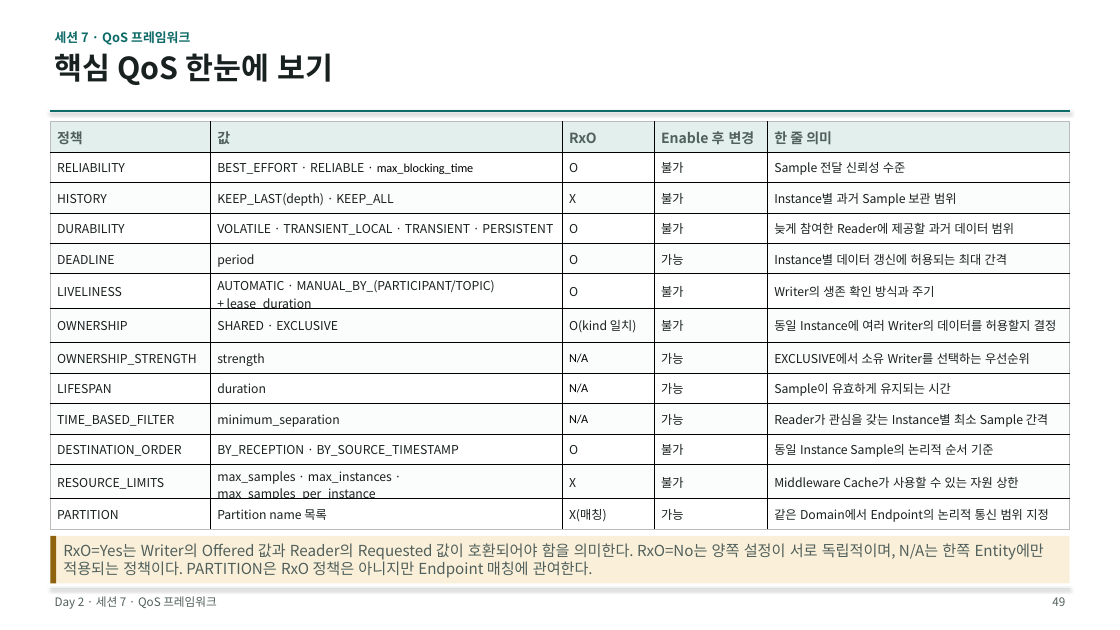
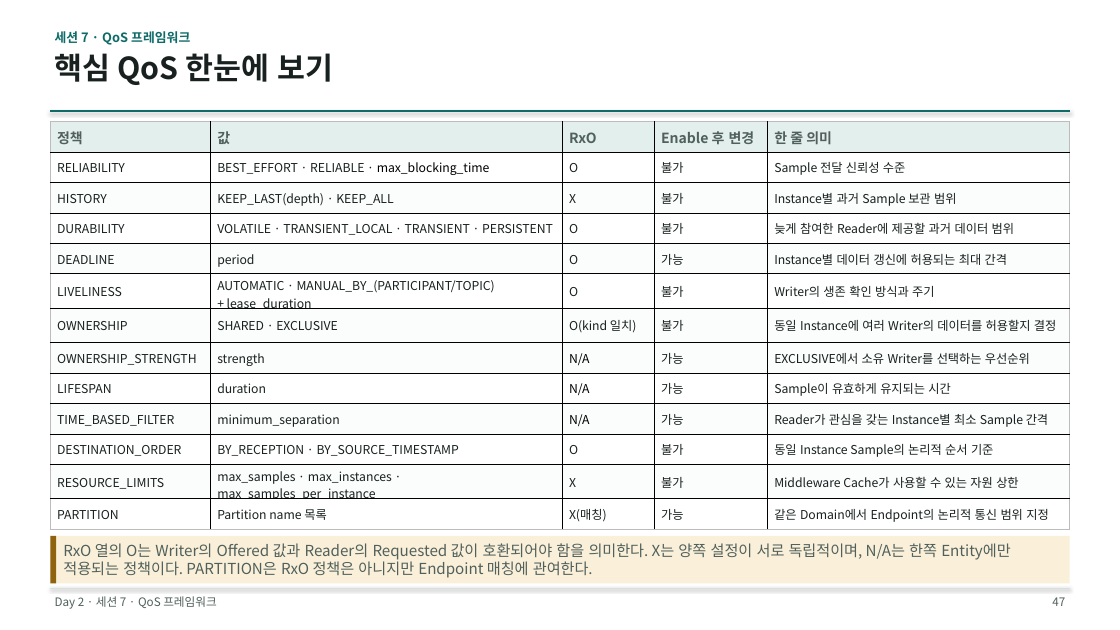
Before and after one commit to IntellectusCorp/int2DDS-lecture, a slide deck: slide 47 of int2dds-lecture.pptx. Drawn at 1120x630 pixels with LibreOffice and Linux fonts; fonts in the diff are those of the drawing. Boxes give left, top, right and bottom in pixels: in the first picture for what was removed or moved away, otherwise in the second. Text is boxed around its words. In the diff, an @@ line names an element or a change of style, - is before the commit and + after.

```diff
--- a/int2dds-lecture.pptx
+++ b/int2dds-lecture.pptx
@@ table at (50,122,1070,530) @@
@@ font Calibri to Noto Sans CJK KR in "max_blocking_time", "N/A", "N/A", "N/A" @@
@@ text at (63,543,1010,578): text changed @@
-RxO=Yes는 Writer의 Offered 값과 Reader의 Requested 값이 호환되어야 함을 의미한다. RxO=No는 양쪽 설정이 서로 독립적이며, N/A는 한쪽 Entity에만 적용되는 정책이다. PARTITION은 RxO 정책은 아니지만 Endpoint 매칭에 관여한다.
+RxO 열의 O는 Writer의 Offered 값과 Reader의 Requested 값이 호환되어야 함을 의미한다. X는 양쪽 설정이 서로 독립적이며, N/A는 한쪽 Entity에만 적용되는 정책이다. PARTITION은 RxO 정책은 아니지만 Endpoint 매칭에 관여한다.
@@ page number at (1052,597,1065,606): text changed @@
-49
+47
```
Also in this commit, not shown: 52 other slides changed.
